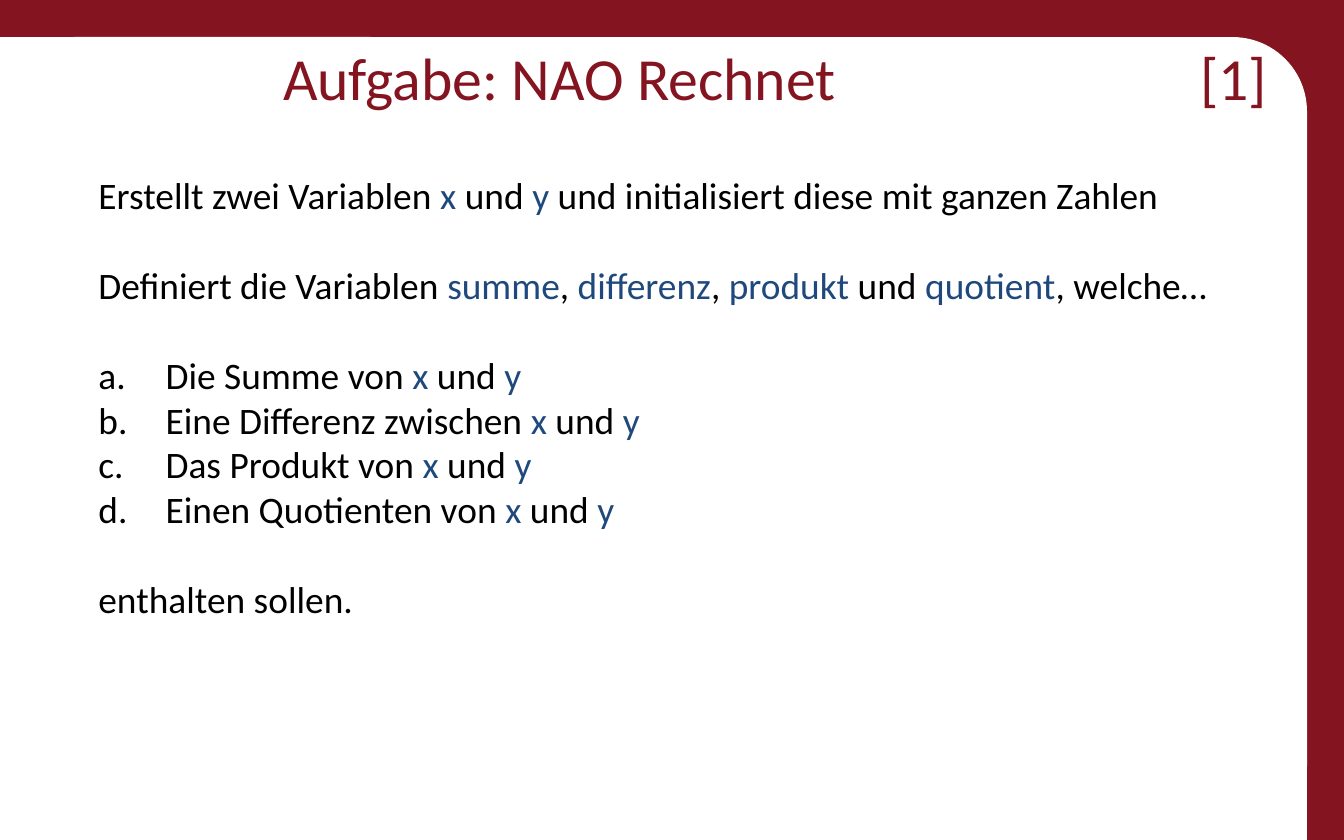
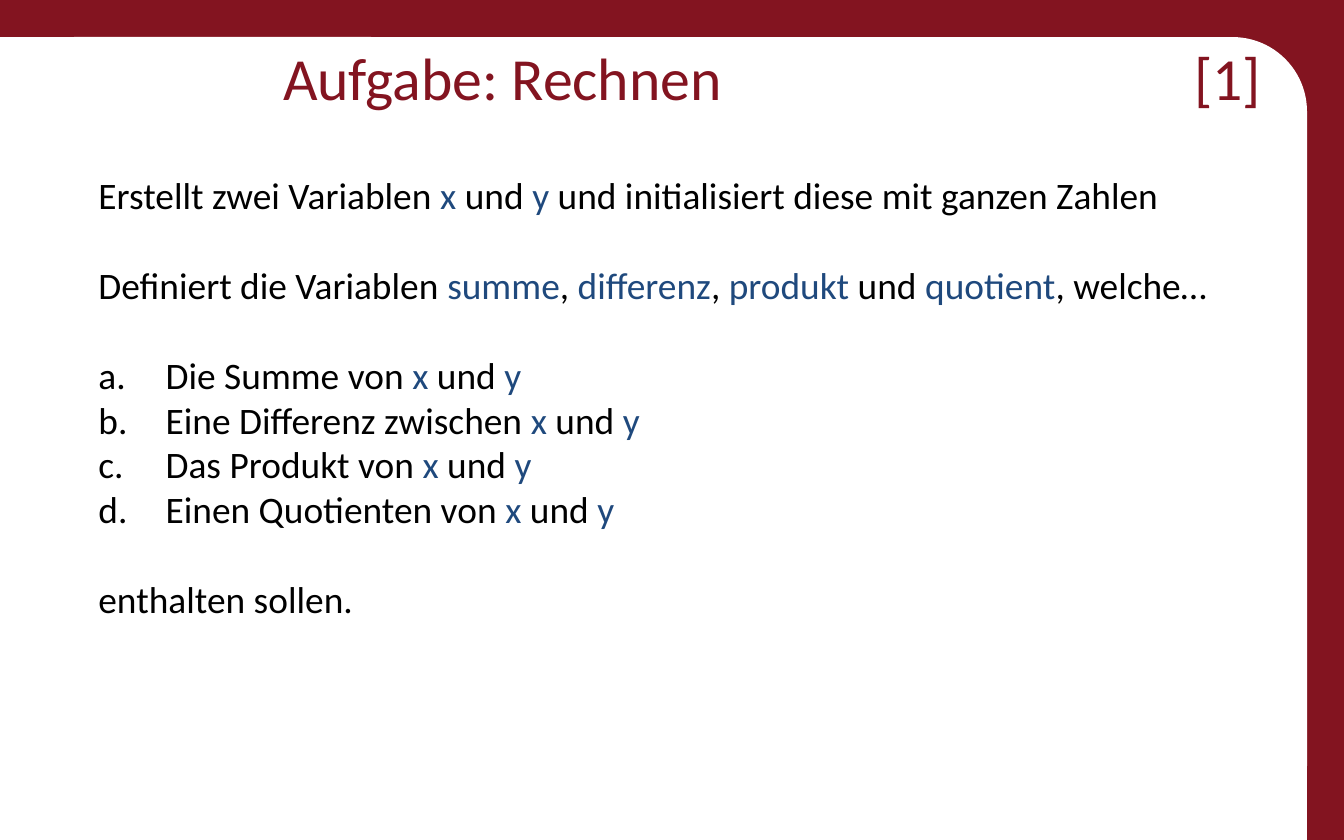
Before and after one commit to Roboscope/java-with-nao, a slide deck: slide 19 of Präsentationen/Anfänger - Java mit NAO.pptx. Drawn at 1344x840 pixels with LibreOffice and Linux fonts; fonts in the diff are those of the drawing; background and template pictures are left out. Boxes give left, top, right and bottom in pixels: in the first picture for what was removed or moved away, otherwise in the second. Text is boxed around its words. In the diff, an @@ line names an element or a change of style, - is before the commit and + after.

```diff
--- a/Präsentationen/Anfänger - Java mit NAO.pptx
+++ b/Präsentationen/Anfänger - Java mit NAO.pptx
@@ title at (283, 56, 1261, 111): text changed @@
-Aufgabe: NAO Rechnet [1]
+Aufgabe: Rechnen [1]
```
Also in this commit, not shown: 7 other slides changed, 9 slides added, 25 other files.
